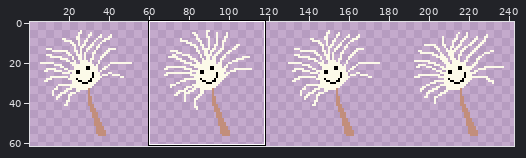
Two versions of one sprite sheet, assets/dandelion.png. The first picture is a wide view before the edit; the outline marks the close-up.
Close-up. The starting point:
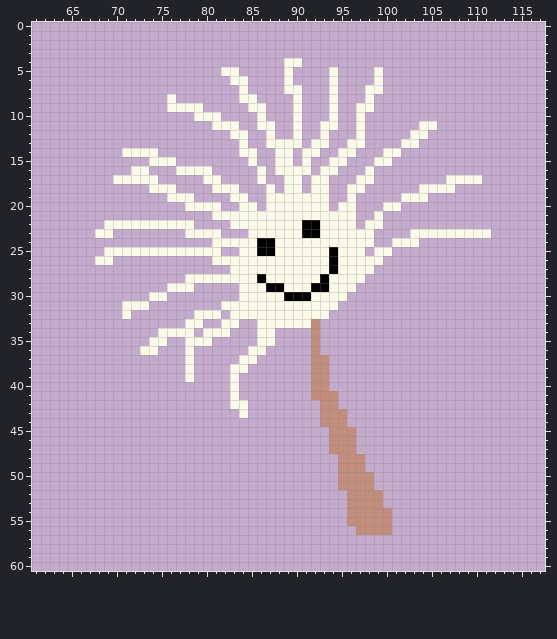
The file is 248x62 pixels. Shown: x 61..117, y 0..60. The wide view leaves out empty margins. The commit also changed other parts of the picture, which this record leaves out.
Now the later version:
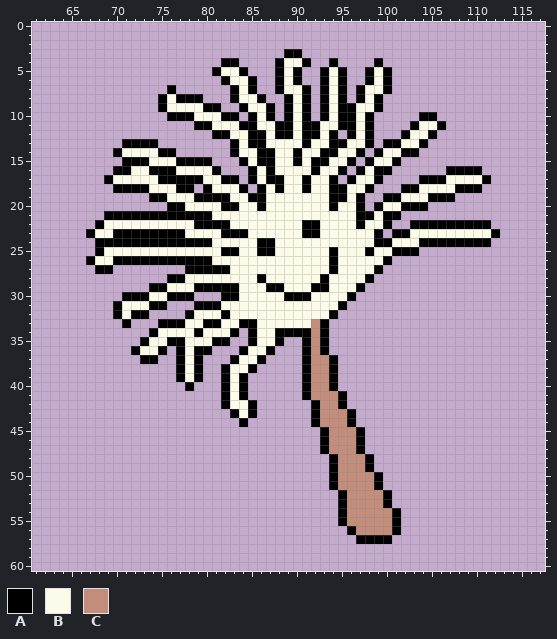
Palette (. is transparent): A #000000  B #fcfae9  C #c28e7b
The edit:
Changed rows in their new state; - is an unchanged pixel.
first column x 67:
 3 ----------------------AA----------------------
 4 ---------------AA----A--A--A----A-------------
 5 --------------A--A---A-A--A-A--A-A------------
 6 ---------------A--A--A-A--A-A--A-A------------
 7 ---------A------A-A--A--A-A-A-A--A------------
 8 --------A-AAA---A--A--A-A-A-A-A-A-------------
 9 --------A----AA--A--A-A-A-A-AA--A-------------
10 ---------AAA---AA-A-A-A-A-A-AA-A-----AA-------
11 ------------AA---AA--AA-AA--AA-A----A--A------
12 --------------AA--AA-AA-AA-A-A-A---A--A-------
13 ----AAAA--------A-AA----A--AA--A-AA--A--------
14 ---A----AA------A--AA--A--AA--A-A--AA---------
15 ----AAA---AAAA---A-AA--A-AA--A-A--A-----------
16 ---AA--AAA----A---A-A----A--A-A-AA------AAAA--
17 --A-----AAAAA--AA-A-AA--A--A-A--A----AAA----A-
18 ---AAAA---AA-A---A-A-A--A--AA--A---AA----AAA--
19 -------AA---AAAA--AA-------AA-A--AA---AAA-----
20 ---------AA----AA--A-------A--A-A--AAA--------
21 --AAAAAAAAAAAA----------------AA-AA-----------
22 -A----------AAAA--------------A--A--AAAAAAAAA-
23 A--AAAAAAAA----AAA--------------A-AA---------A
24 -AAAAAAAAAAAAA------------------AA---AAAAAAAA-
25 -A-------------AA--------------A--AAA---------
26 A--AAAAAAAAAAA-------------------A------------
27 -AA--------AAAAA----------------A-------------
28 ---------AA--------------------A--------------
29 -------AA---AAAAA-------------A---------------
30 ----AAA--AAA---AA------------A----------------
31 ---A---AA---AAA-------------A-----------------
32 ---A-AA----A---A-----------A------------------
33 ----A---AAA--AA--AA-------A-------------------
34 -------A----A---A-A--AAAA-A-------------------
35 ------A--AA---AA--A--A--A-A-------------------
36 -----A--A-A-AA---A--A---A-A-------------------
37 ------AA--A-A---A--A----A--A------------------
38 ----------A-A--A--A-----A--A------------------
39 ----------A-A--A-A------A--A------------------
40 -----------A---A-A------A--A------------------
41 ---------------A-A------A---A-----------------
42 ---------------A--A------A--A-----------------
43 ----------------A-A------A---A----------------
44 -----------------A-------A---A----------------
45 --------------------------A---A---------------
46 --------------------------A---A---------------
47 --------------------------A---A---------------
48 ---------------------------A---A--------------
49 ---------------------------A---A--------------
50 ---------------------------A----A-------------
51 ---------------------------A----A-------------
52 ----------------------------A----A------------
53 ----------------------------A----A------------
54 ----------------------------A-----A-----------
55 ----------------------------A-----A-----------
56 -----------------------------A----A-----------
57 ------------------------------AAAA------------
Pixel boxes of the changes (left, top, right, bottom) in both close-ups:
added: (86, 49, 500, 544)
